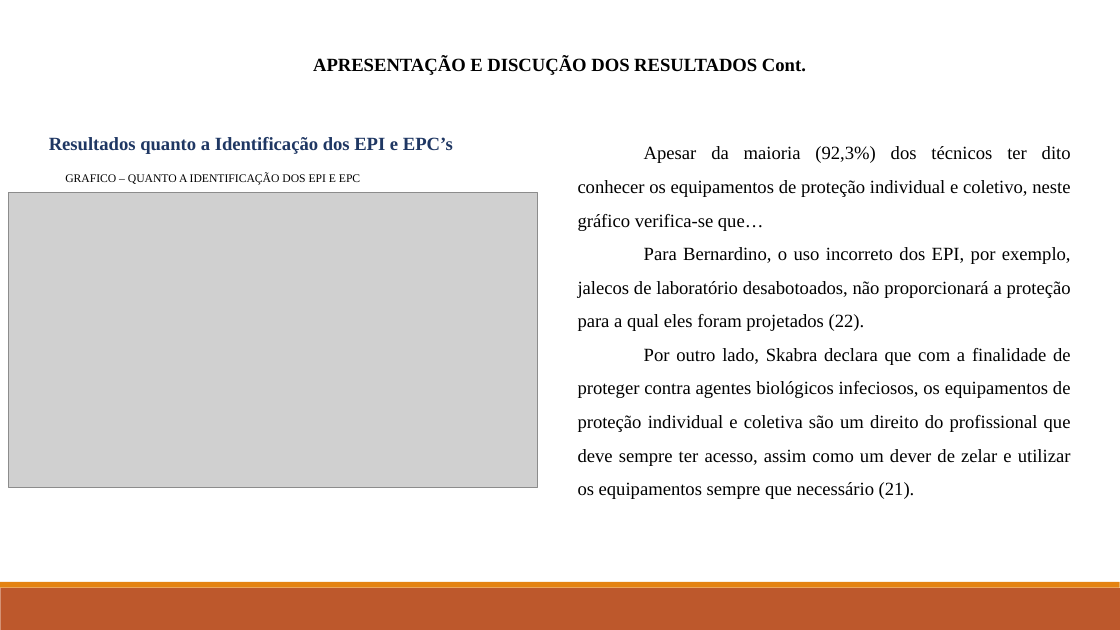
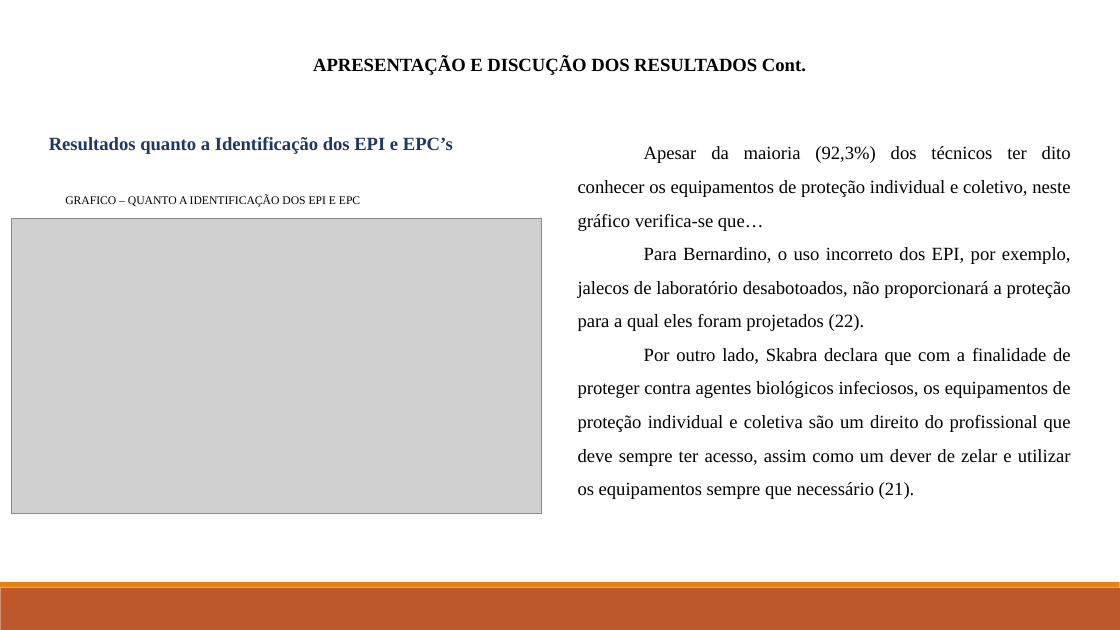
Before and after one commit to domingosjadriano/Projectos-Academicos, a slide deck: slide 15 of Proj Nguidi Biana/Monografia/Apresentação_NguiBianAnjo.pptx. Drawn at 1120x630 pixels with LibreOffice and Linux fonts; fonts in the diff are those of the drawing; grey boxes stand for pictures. Boxes give left, top, right and bottom in pixels: in the first picture for what was removed or moved away, otherwise in the second. Text is boxed around its words. In the diff, an @@ line names an element or a change of style, - is before the commit and + after.

```diff
--- a/Proj Nguidi Biana/Monografia/Apresentação_NguiBianAnjo.pptx
+++ b/Proj Nguidi Biana/Monografia/Apresentação_NguiBianAnjo.pptx
@@ text "GRAFICO – QUANTO A IDENTIFICAÇÃO ...": place and size @@
-text "GRAFICO – QUANTO A IDENTIFICAÇÃO ..." at bbox=[65, 173, 360, 185]
+text "GRAFICO – QUANTO A IDENTIFICAÇÃO ..." at bbox=[65, 195, 360, 207]
@@ picture: place and size @@
-picture at bbox=[8, 192, 539, 486]
+picture at bbox=[12, 218, 542, 513]
```
Also in this commit, not shown: 6 other slides changed, 3 other files.
